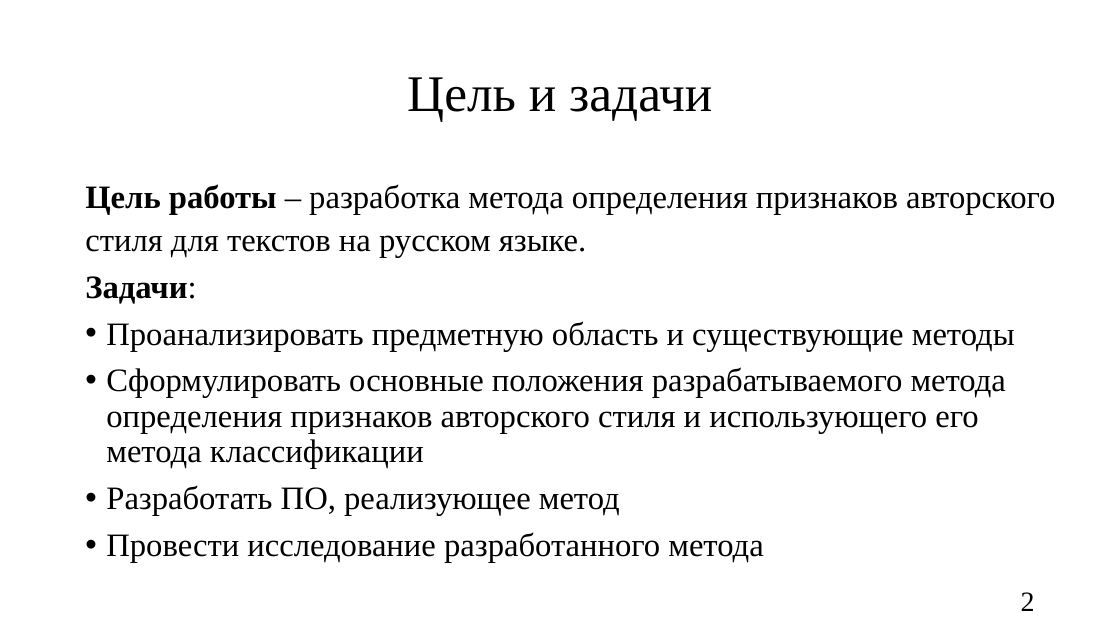
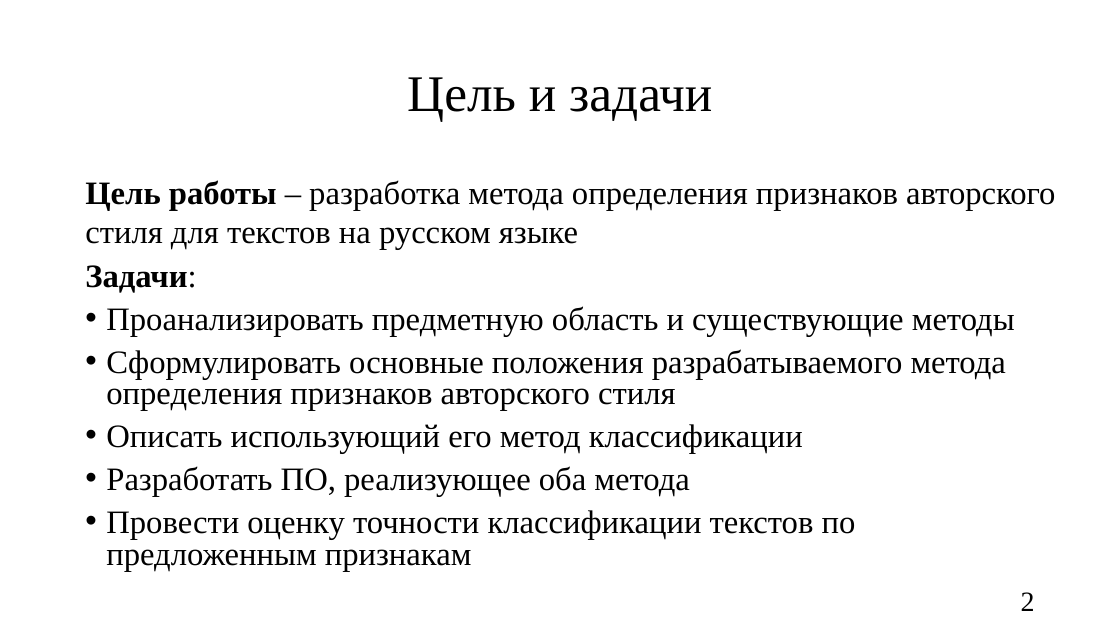
Before and after one commit to oljakon/bachelor-degree, a slide deck: slide 2 of РПЗ/презентация_Кондрашова.pptx. Drawn at 1120x630 pixels with LibreOffice and Linux fonts; fonts in the diff are those of the drawing. Boxes give left, top, right and bottom in pixels: in the first picture for what was removed or moved away, otherwise in the second. Text is boxed around its words. In the diff, an @@ line names an element or a change of style, - is before the commit and + after.

```diff
--- a/РПЗ/презентация_Кондрашова.pptx
+++ b/РПЗ/презентация_Кондрашова.pptx
@@ text at <box>85,180,1055,250</box>: text changed @@
-Цель работы – разработка метода определения признаков авторского стиля для текстов на русском языке.
+Цель работы – разработка метода определения признаков авторского стиля для текстов на русском языке
@@ text at <box>85,265,1015,336</box>: line spacing 0.9 to 0.8 @@
@@ text at <box>106,349,1006,571</box>: text changed @@
-• Сформулировать основные положения разрабатываемого метода определения признаков авторского стиля и использующего его метода классификации
-• Разработать ПО, реализующее метод
-• Провести исследование разработанного метода
+• Сформулировать основные положения разрабатываемого метода определения признаков авторского стиля
+• Описать использующий его метод классификации
+• Разработать ПО, реализующее оба метода
+• Провести оценку точности классификации текстов по предложенным признакам
```
Also in this commit, not shown: 11 other slides changed, 7 other files.
